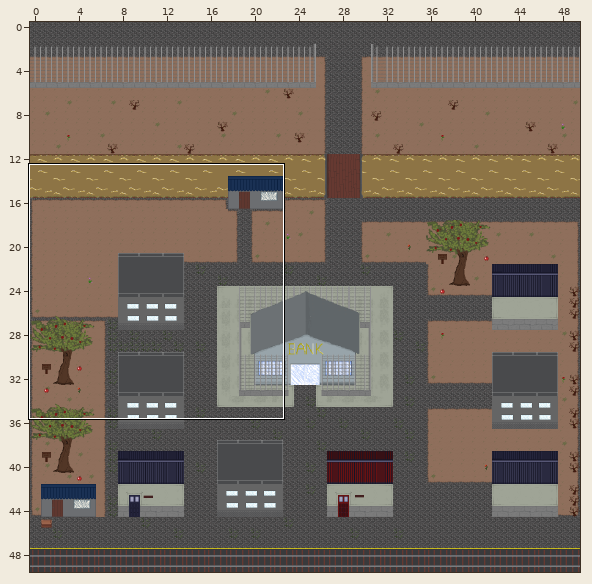
One commit to this Tiled map: game-design/map1.tmx. The picture above shows the old version from afar; the outline marks the close-up.
Close-up. Before:
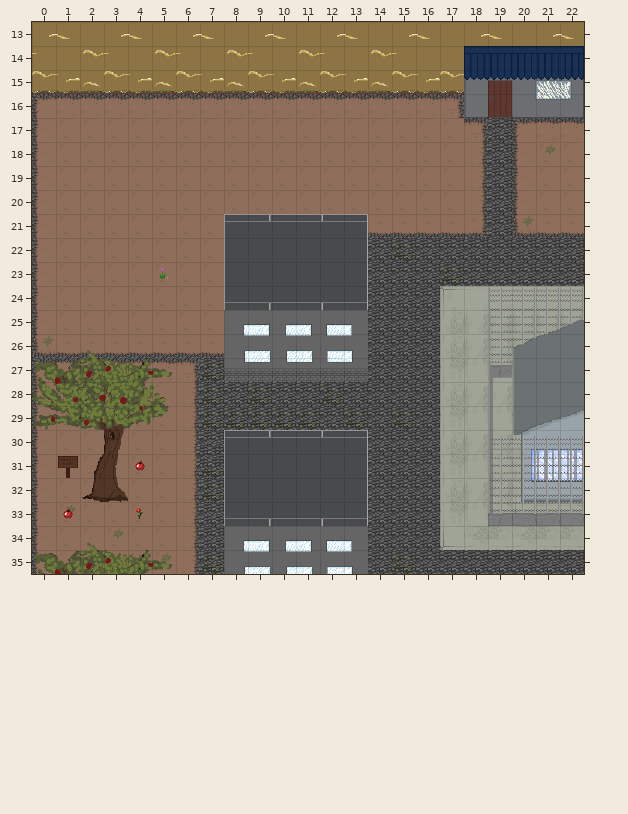
Cells are 32x32 px. Shown: x 0..22, y 13..35. The commit also changed other parts of the map, which this record leaves out. Tiles whose own drawing changed are shown in their newer look in all pictures.
Now the later version:
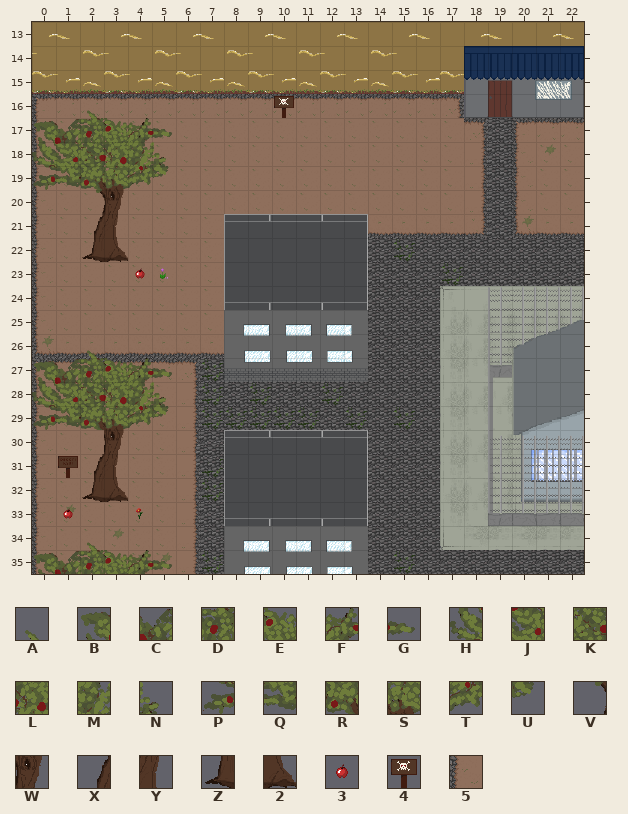
Key: from "real_tileset": A 12, B 26, C 27, D 28, E 29, F 30, G 31, H 42, J 43, K 44, L 45, M 46, N 47, P 58, Q 59, R 60, S 61, T 62, U 63, V 76, W 77, X 92, Y 93, Z 108, 2 109, 3 142, 4 156, 5 216.
_ is an empty cell.
Tiles of an added or newly shown layer are drawn over the layers below it.
Changes in this commit:
Layer "ground":
y 17..19: x 0 _ -> 5
Layer "walls":
y 16: x 2 _ -> A
y 17: x 0..5 5_____ -> BCDEFG
y 18: x 0..5 5_____ -> HJKLMN
y 19: x 0..5 5_____ -> PQRSTU
y 20: x 2..3 __ -> VW
y 21: x 2..3 __ -> XY
y 22: x 2..3 __ -> Z2
Layer "signs2" (added):
y 16: x 10 _ -> 4
Layer "apples":
y 23: x 4 _ -> 3
y 31: x 4 3 -> _
